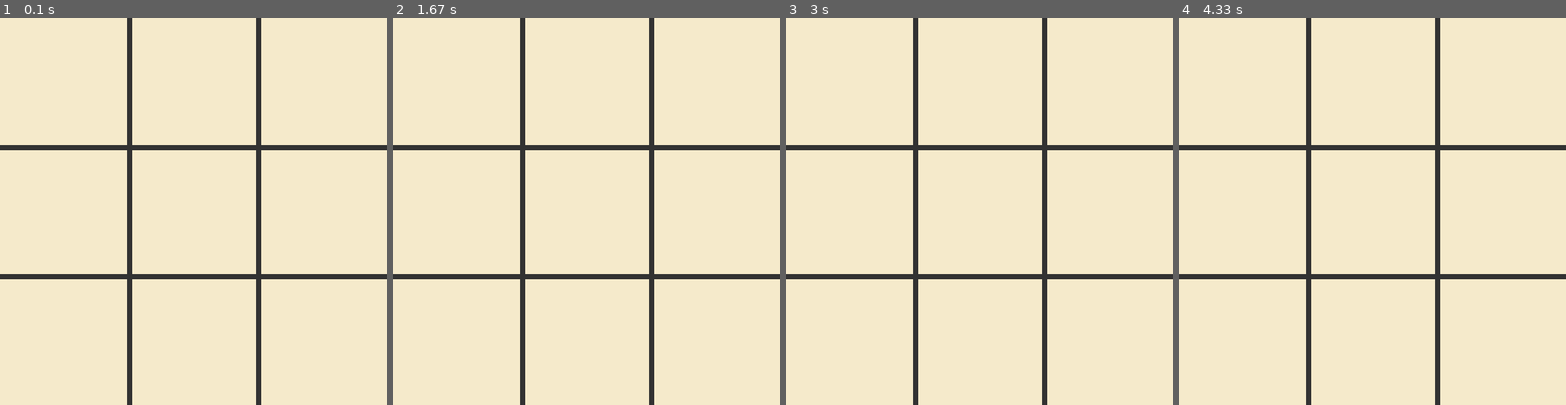
Above: before the commit, frames 1-4 (left to right).
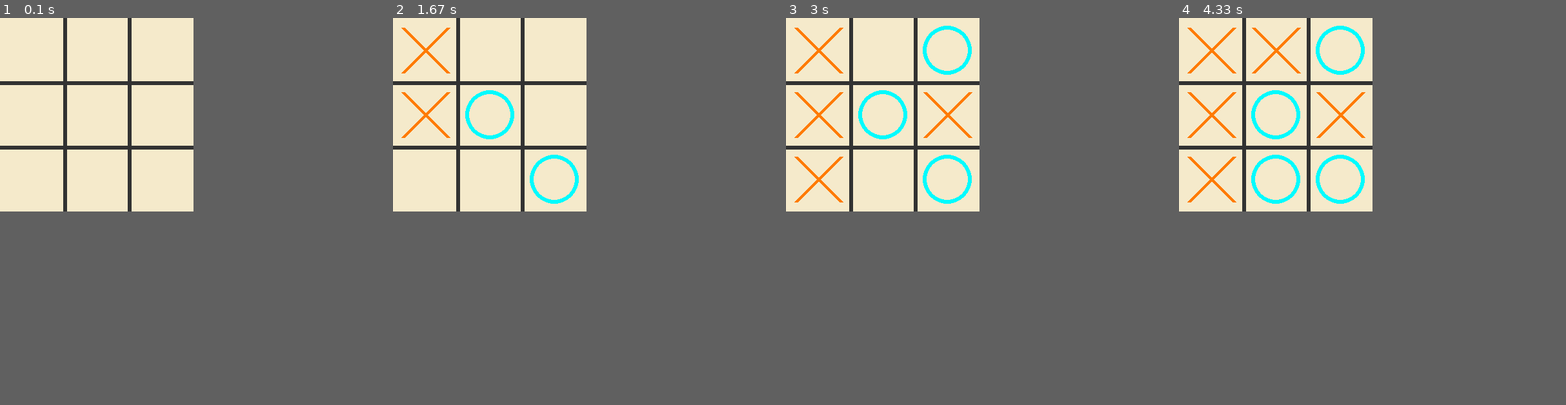
Above: after the commit, the same moments.

Repository: saimyy/PyGame
Game: pygame game, started from main.py
Two runs of this game, one before a commit and one after it. Both use one fixed random seed, a clock stepped at 60 frames per second and the inputs below.
Inputs (mouse positions are in pixels of both pictures, inside the frame that each line leads up to):
- Up to frame 1 (0.1 s): no input
- Up to frame 2 (1.67 s): press the mouse at (489, 126) at 0.37 s; move the mouse to (466, 122) at 0.47 s; release the mouse at (443, 114) at 0.6 s; press the mouse at (489, 126) at 0.7 s; move the mouse to (524, 153) at 0.8 s; release the mouse at (559, 180) at 0.93 s; click (439, 41) at 1.05 s; click (493, 134) at 1.38 s
- Up to frame 3 (3 s): press the mouse at (886, 134) at 1.7 s; move the mouse to (909, 114) at 1.8 s; release the mouse at (933, 99) at 1.93 s; click (925, 79) at 2.55 s; click (836, 149) at 2.88 s
- Up to frame 4 (4.33 s): click (1248, 172) at 3.22 s; press the mouse at (1248, 172) at 3.53 s; move the mouse to (1244, 110) at 3.63 s; release the mouse at (1244, 52) at 3.77 s
In our replay, the window is 600x600 before the commit and 300x300 after it. These sizes can differ from the game's own. Grey fills any space a smaller window leaves; there, only what the larger window draws over its background counts as a difference.

The runs differ from the first frame. In frame 1, 5.2% of the frame differs, in the area x 0-100%, y 0-100%; in frame 2, 6.4%; in frame 3, 7.2%; in frame 4, 7.8%.

Commit message:
adding check and new func

Diff:
--- /dev/null
+++ b/const.py
@@ -0,0 +1,4 @@
+screen_width = 300
+screen_height = 300
+bg_color = (245, 234, 203)
+line_color = (50, 50, 50)
--- /dev/null
+++ b/func.py
@@ -0,0 +1,62 @@
+import pygame
+from pygame.locals import *
+
+is_game_over = False
+player = 1
+clicked = False
+
+
+def draw_board(screen, bg_color, line_color):
+    screen.fill(bg_color)
+    for i in range(1, 3):
+        pygame.draw.line(screen, line_color, (0, i * 100), (300, i * 100), 6)
+        pygame.draw.line(screen, line_color, (i * 100, 0), (i * 100, 300), 6)
+
+
+def tic_tac(board, screen):
+    i = 0
+    for i, x in enumerate(board):
+        j = 0
+        for j, y in enumerate(x):
+            if y == 1:
+                pygame.draw.line(screen, (255, 123, 0), (i * 100 + 15, j * 100 + 15),
+                                 (i * 100 + 85, j * 100 + 85), 6)
+                pygame.draw.line(screen, (255, 123, 0), (i * 100 + 85, j * 100 + 15),
+                                 (i * 100 + 15, j * 100 + 85), 6)
+            if y == -1:
+                pygame.draw.circle(screen, (0, 251, 255), (i * 100 + 50, j * 100 + 50), 38, 6)
+        i += 1
+
+
+def check_is_game_over(board):
+    global is_game_over
+    global winner
+    for j, x in enumerate(board):
+        if sum(x) == 3:
+            winner = 1
+            is_game_over = True
+        if sum(x) == -3:
+            winner = 2
+            is_game_over = True
+        if board[0][j] + board[1][j] + board[2][j] == 3:
+            winner = 1
+            is_game_over = True
+        if board[0][j] + board[1][j] + board[2][j] == -3:
+            winner = 2
+            is_game_over = True
+    if board[0][0] + board[1][1] + board[2][2] == 3 or board[2][0] + board[1][1] + board[0][2] == 3:
+        winner = 1
+        is_game_over = True
+    if board[0][0] + board[1][1] + board[2][2] == -3 or board[2][0] + board[1][1] + board[0][2] == -3:
+        winner = 2
+        is_game_over = True
+
+    if not is_game_over:
+        is_tie = True
+        for row in board:
+            for i in row:
+                if i == 0:
+                    is_tie = False
+        if is_tie:
+            is_game_over = True
+            winner = 0
--- a/main.py
+++ b/main.py
@@ -1,35 +1,13 @@
 import pygame
 from pygame.locals import *
-
-
-def draw_board():
-    screen.fill(bg_color)
-    for i in range(1, 3):
-        pygame.draw.line(screen, line_color, (0, i * 200), (600, i * 200), 8)
-        pygame.draw.line(screen, line_color, (i * 200, 0), (i * 200, 600), 8)
-
-
-def tic_tac():
-    i = 0
-    for i, x in enumerate(board):
-        j = 0
-        for j, y in enumerate(x):
-            if y == 1:
-                pygame.draw.line(screen, (255, 123, 0), (i * 200 + 15, j * 200 + 15),
-                                 (i * 200 + 85, j * 200 + 85), 8)
-                pygame.draw.line(screen, (255, 123, 0), (i * 200 + 85, j * 200 + 15),
-                                 (i * 200 + 15, j * 200 + 85), 8)
-            if y == -1:
-                pygame.draw.circle(screen, (0, 251, 255), (i * 100 + 50, j * 100 + 50), 38, 8)
-        i += 1
-
+from func import tic_tac, draw_board, check_is_game_over
+from const import screen_width, screen_height, bg_color, line_color
 
 board = [[0, 0, 0], [0, 0, 0], [0, 0, 0]]
+is_game_over = False
+player = 1
+clicked = False
 
-screen_width = 600
-screen_height = 600
-bg_color = (245, 234, 203)
-line_color = (50, 50, 50)
 
 pygame.init()
 screen = pygame.display.set_mode((screen_width, screen_height))
@@ -37,8 +15,21 @@
 
 run = True
 while run:
-    draw_board()
+    draw_board(screen, bg_color, line_color)
+    tic_tac(board, screen)
     for event in pygame.event.get():
         if event.type == QUIT:
             run = False
+        if not is_game_over:
+            if event.type == pygame.MOUSEBUTTONDOWN and not clicked:
+                clicked = True
+            if event.type == pygame.MOUSEBUTTONUP and clicked:
+                clicked = False
+                pos = pygame.mouse.get_pos()
+                cell_x = pos[0] // 100
+                cell_y = pos[1] // 100
+                if board[cell_x][cell_y] == 0:
+                    board[cell_x][cell_y] = player
+                    player *= -1
+                    check_is_game_over(board)
     pygame.display.update()
